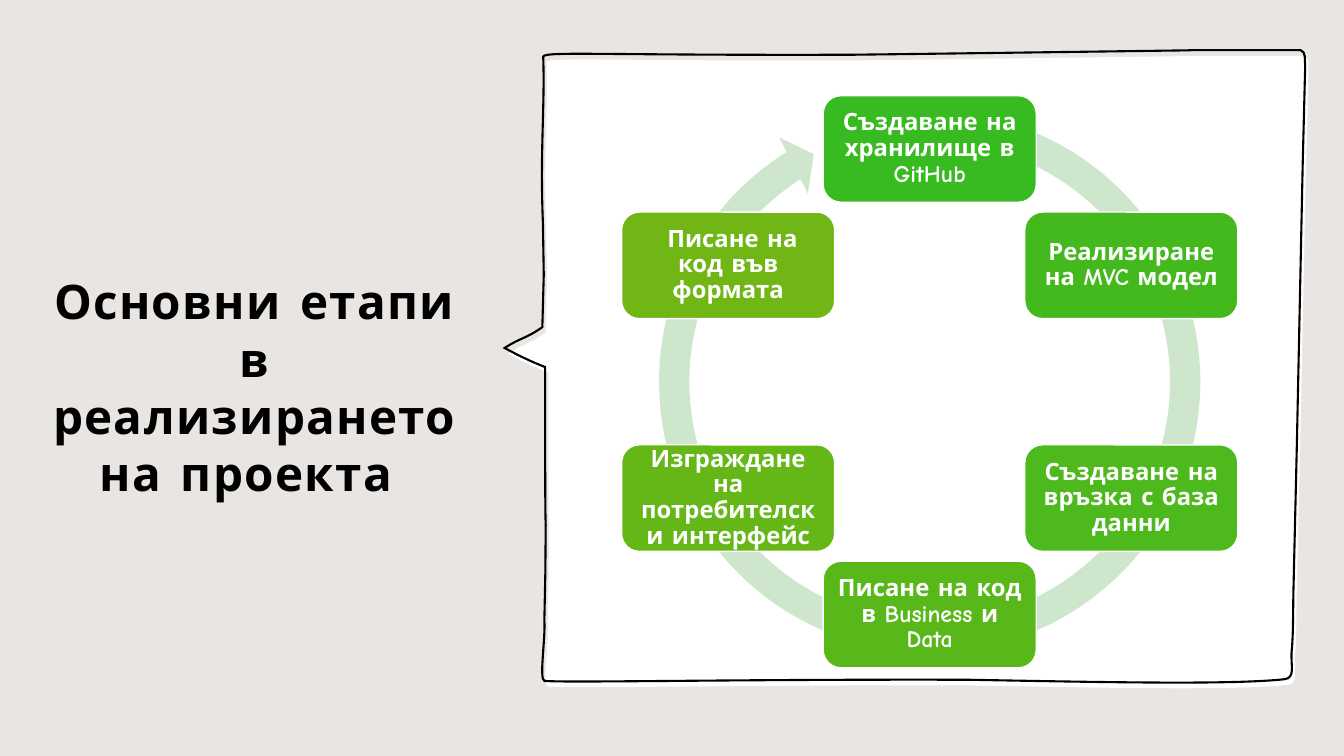
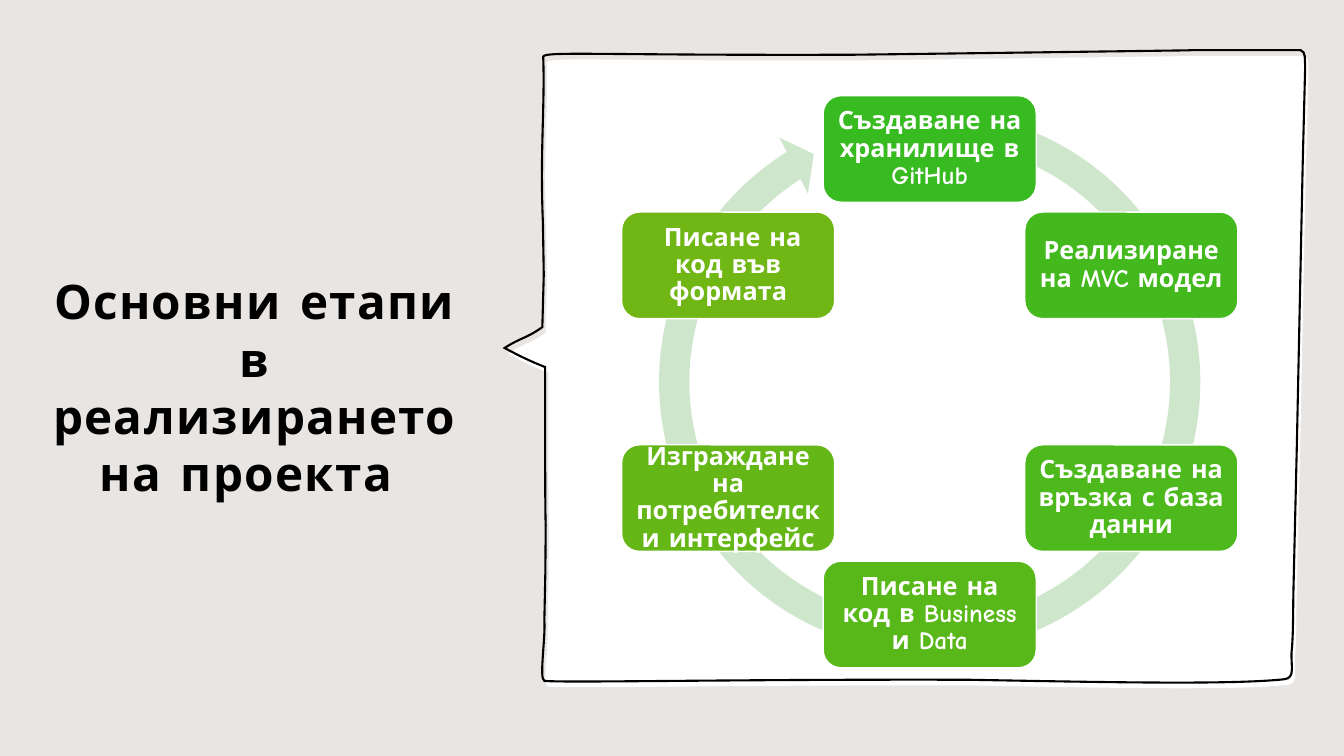
Before and after one commit to IvayloMakakov/PCLibrary, a slide deck: slide 10 of LibrarySoftwarePresentation.pptx. Drawn at 1344x756 pixels with LibreOffice and Linux fonts; fonts in the diff are those of the drawing. Boxes give left, top, right and bottom in pixels: in the first picture for what was removed or moved away, otherwise in the second. Text is boxed around its words. In the diff, an @@ line names an element or a change of style, - is before the commit and + after.

```diff
--- a/LibrarySoftwarePresentation.pptx
+++ b/LibrarySoftwarePresentation.pptx
@@ size 17 to 18 pt in 6 elements at bbox=[838, 110, 1022, 184], bbox=[1040, 241, 1223, 292], bbox=[1039, 459, 1224, 538], bbox=[843, 577, 1017, 650], bbox=[646, 441, 815, 553], bbox=[664, 228, 801, 306] @@
```
Also in this commit, not shown: 4 other slides changed, 45 other files.
